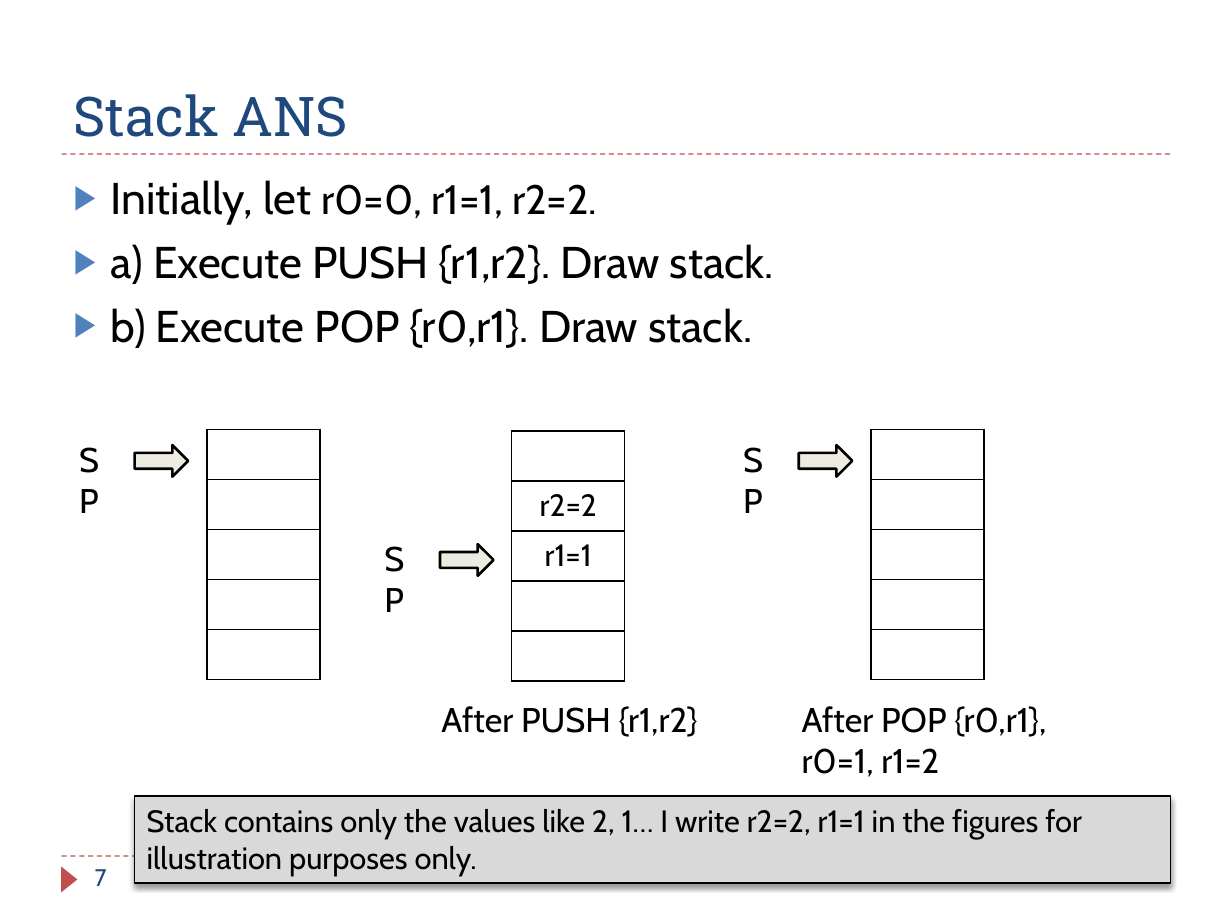
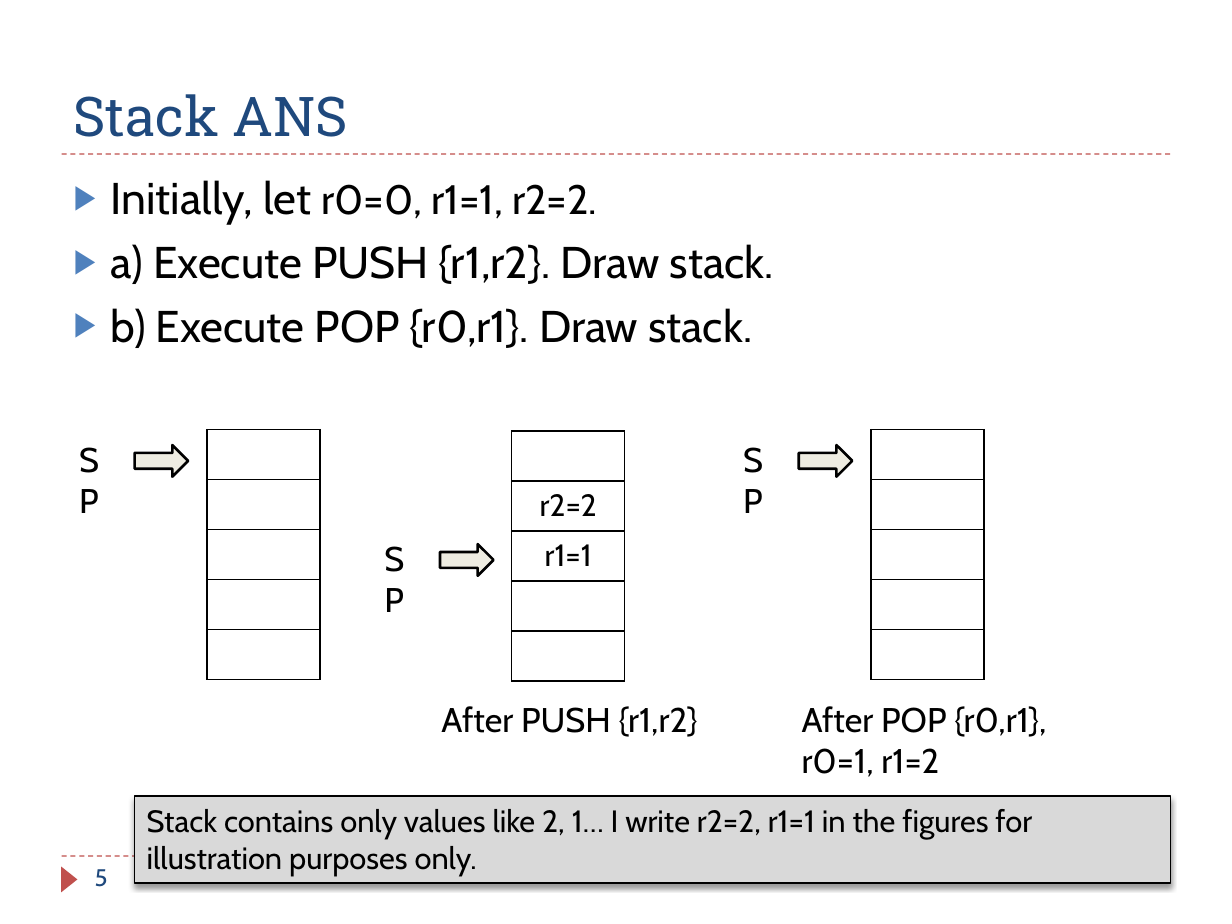
Before and after one commit to guhofstra/CSC111Fa25, a slide deck: slide 5 of PPTs/Ch8_ARM_Subroutines_Exercises ANS.pptx (slide 7 before the commit). Drawn at 1232x924 pixels with LibreOffice and Linux fonts; fonts in the diff are those of the drawing. Boxes give left, top, right and bottom in pixels: in the first picture for what was removed or moved away, otherwise in the second. Text is boxed around its words. In the diff, an @@ line names an element or a change of style, - is before the commit and + after.

```diff
--- a/PPTs/Ch8_ARM_Subroutines_Exercises ANS.pptx
+++ b/PPTs/Ch8_ARM_Subroutines_Exercises ANS.pptx
@@ text in rectangle at [147, 809, 1032, 876]: text changed @@
-Stack contains only the values like 2, 1… I write r2=2, r1=1 in the figures for illustration purposes only.
+Stack contains only values like 2, 1… I write r2=2, r1=1 in the figures for illustration purposes only.
@@ page number at [95, 869, 108, 887]: text changed @@
-7
+5
```
Also in this commit, not shown: 7 other slides changed, 2 slides added, 2 slides removed, 8 other files.
